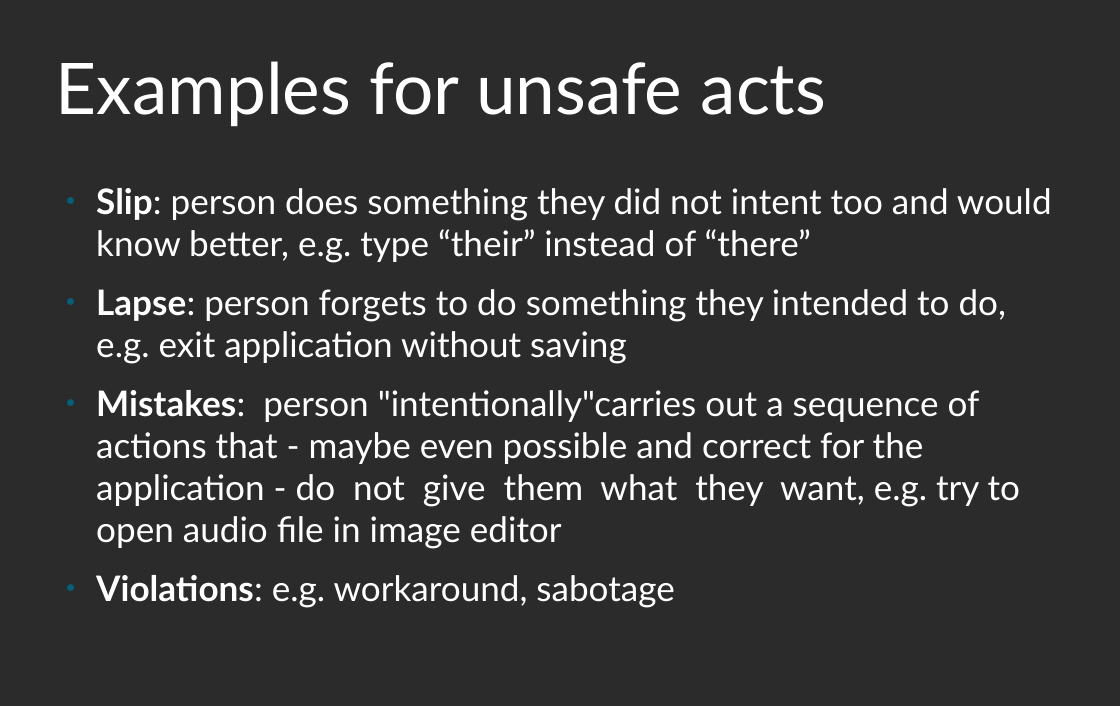
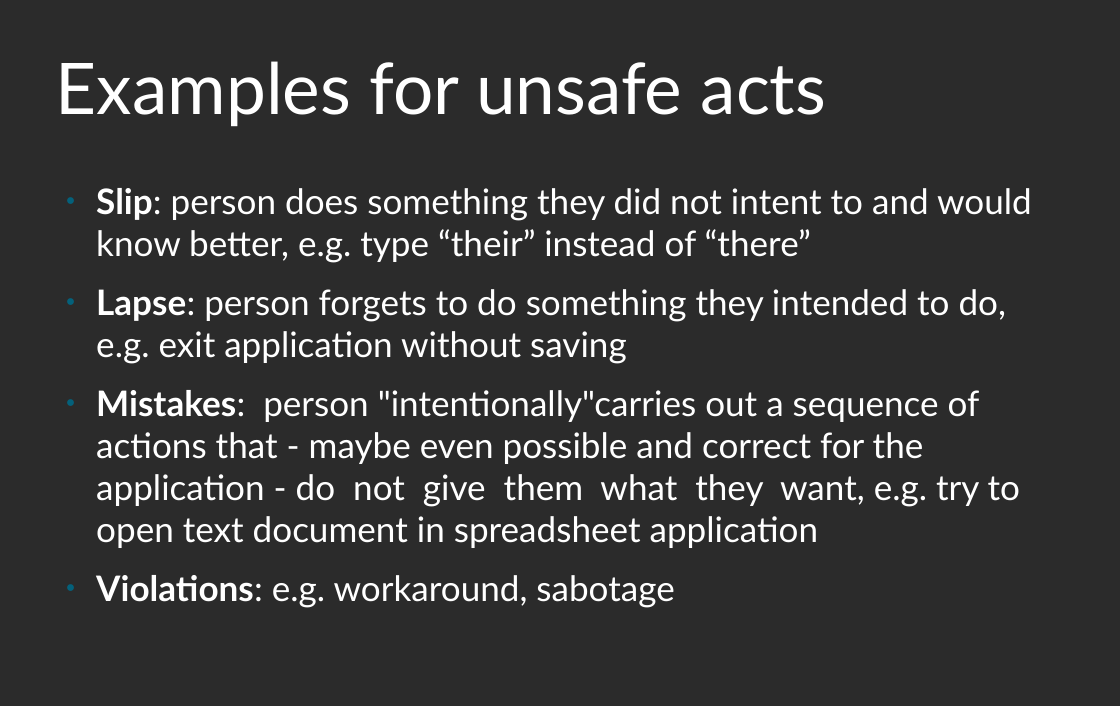
Before and after one commit to roskakori/talks, a slide deck: slide 30 of pygraz/helpful_logging_with_python/Helpful logging with Python.odp. Drawn at 1120x706 pixels with LibreOffice and Linux fonts; fonts in the diff are those of the drawing; background and template pictures are left out; a plain dark background stands for a picture behind light text. Boxes give left, top, right and bottom in pixels: in the first picture for what was removed or moved away, otherwise in the second. Text is boxed around its words. In the diff, an @@ line names an element or a change of style, - is before the commit and + after.

```diff
--- a/pygraz/helpful_logging_with_python/Helpful logging with Python.odp
+++ b/pygraz/helpful_logging_with_python/Helpful logging with Python.odp
@@ text at (x1=96, y1=188, x2=1032, y2=263): text changed @@
-● Slip: person does something they did not intent too and would know better, e.g. type “their” instead of “there”
+● Slip: person does something they did not intent to and would know better, e.g. type “their” instead of “there”
@@ text at (x1=96, y1=390, x2=1020, y2=548): text changed @@
-● Mistakes: person "intentionally"carries out a sequence of actions that - maybe even possible and correct for the application - do not give them what they want, e.g. try to open audio file in image editor
+● Mistakes: person "intentionally"carries out a sequence of actions that - maybe even possible and correct for the application - do not give them what they want, e.g. try to open text document in spreadsheet application
```
Also in this commit, not shown: 15 other slides changed, 7 slides added, 6 other files.
